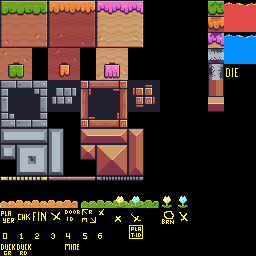
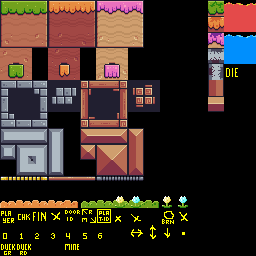
Layers edited between the first and the second (256, 256) image:
painted on "triggers & animated" over box(97, 209, 185, 239)
